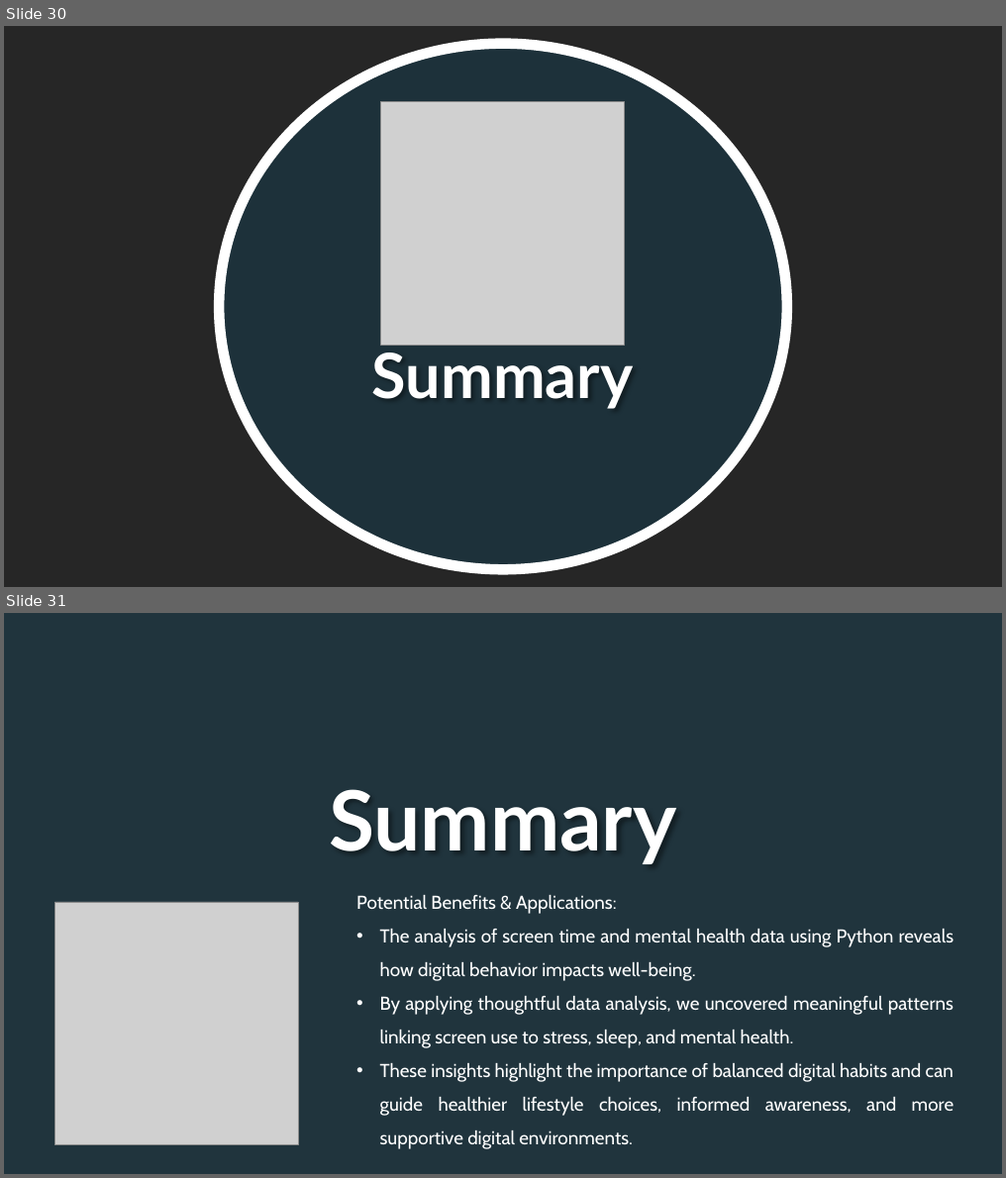
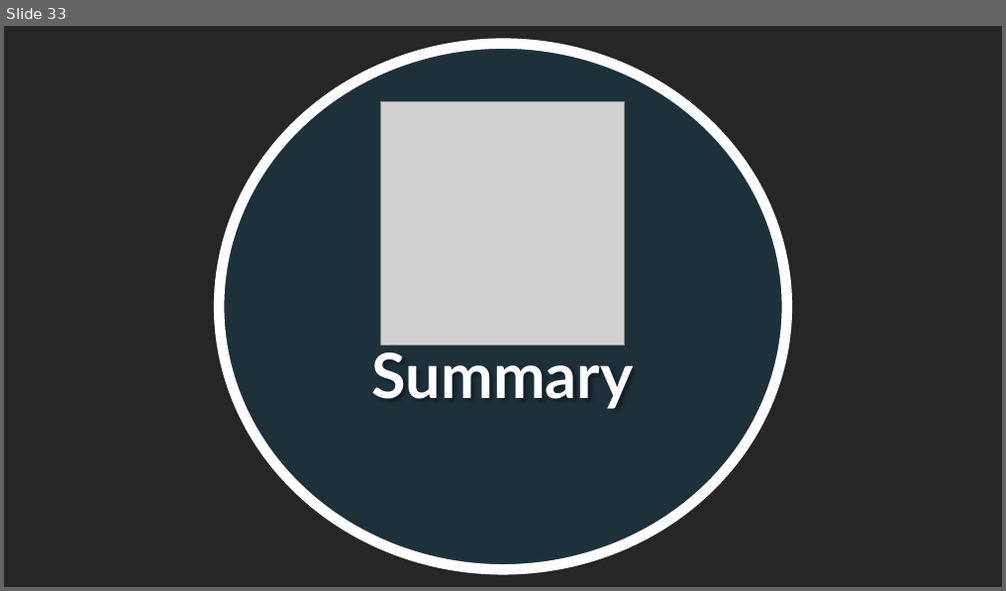
Before and after one commit to F1a23/Python_Team, a slide deck: Project1/Presentation1.pptx. Shown one above the other, each under a label of ours: slides 30 and 31 before the commit, slide 33 after it. The pictures are 1006x1178 and 1006x591 pixels, drawn with LibreOffice and Linux fonts; fonts in the diff are those of the drawing; grey boxes stand for pictures; background and template pictures are left out; a plain dark background stands for a picture behind light text. Boxes give left, top, right and bottom in pixels: in the first picture for what was removed or moved away, otherwise in the second. Text is boxed around its words. In the diff, an @@ line names an element or a change of style, - is before the commit and + after.

```diff
--- a/Project1/Presentation1.pptx
+++ b/Project1/Presentation1.pptx
@@ slide 31 removed at bbox=[4, 613, 1002, 1174], background picture (left out) @@
@@ ellipse removed at bbox=[4, 613, 1002, 1174] @@
@@ text removed at bbox=[329, 789, 677, 864] @@
-Summary
@@ picture removed at bbox=[54, 902, 298, 1146] @@
@@ text removed at bbox=[356, 895, 954, 1150] @@
-Potential Benefits & Applications:
-• The analysis of screen time and mental health data using Python reveals how digital behavior impacts well-being.
-• By applying thoughtful data analysis, we uncovered meaningful patterns linking screen use to stress, sleep, and mental health.
-• These insights highlight the importance of balanced digital habits and can guide healthier lifestyle choices, informed awareness, and more supportive digital environments.
@@ what was slide 30 is now slide 33 @@
```
Also in this commit, not shown: 14 slides changed, 8 slides added, 5 other slides removed, 3 other files.
